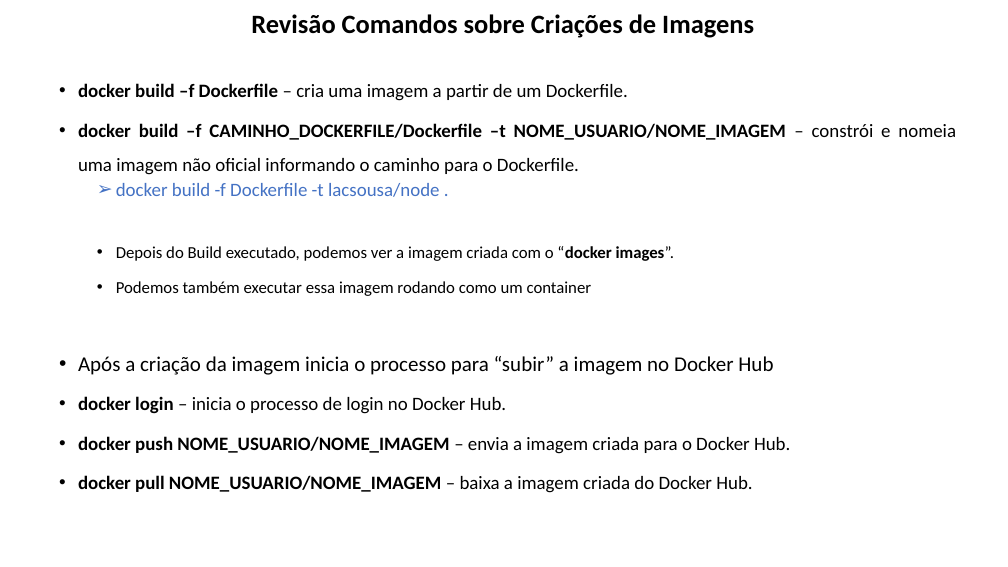
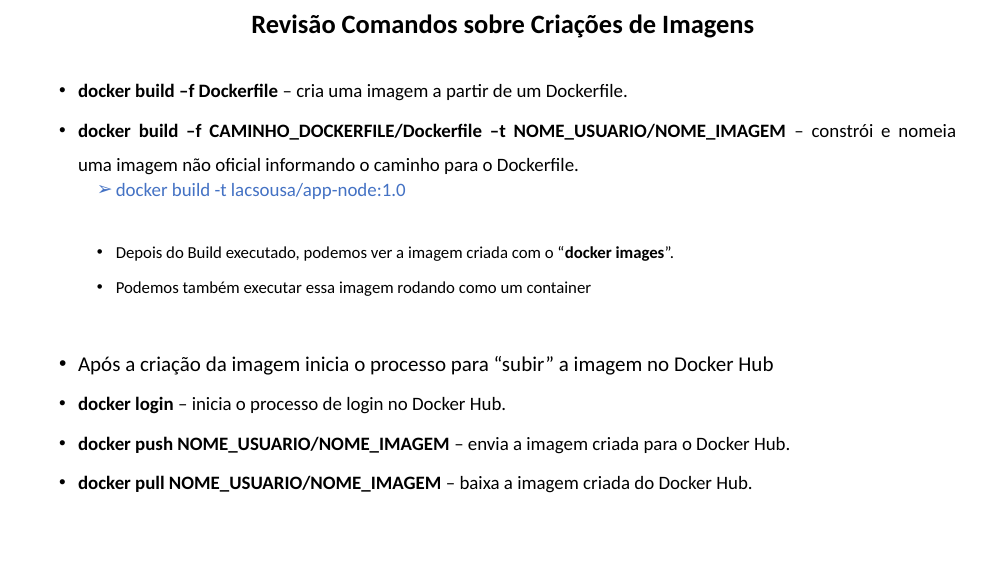
Before and after one commit to lacsousa/learning-docker, a slide deck: slide 27 of docs/docker-resumo.pptx. Drawn at 1008x567 pixels with LibreOffice and Linux fonts; fonts in the diff are those of the drawing. Boxes give left, top, right and bottom in pixels: in the first picture for what was removed or moved away, otherwise in the second. Text is boxed around its words. In the diff, an @@ line names an element or a change of style, - is before the commit and + after.

Commit message:
Ajustes na imagem app-node e no resumo

```diff
--- a/docs/docker-resumo.pptx
+++ b/docs/docker-resumo.pptx
@@ text at (x1=116, y1=183, x2=406, y2=199): text changed @@
-    ➢ docker build -f Dockerfile -t lacsousa/node .
+    ➢ docker build -t lacsousa/app-node:1.0
```
Also in this commit, not shown: 3 other slides changed, 2 other files.
